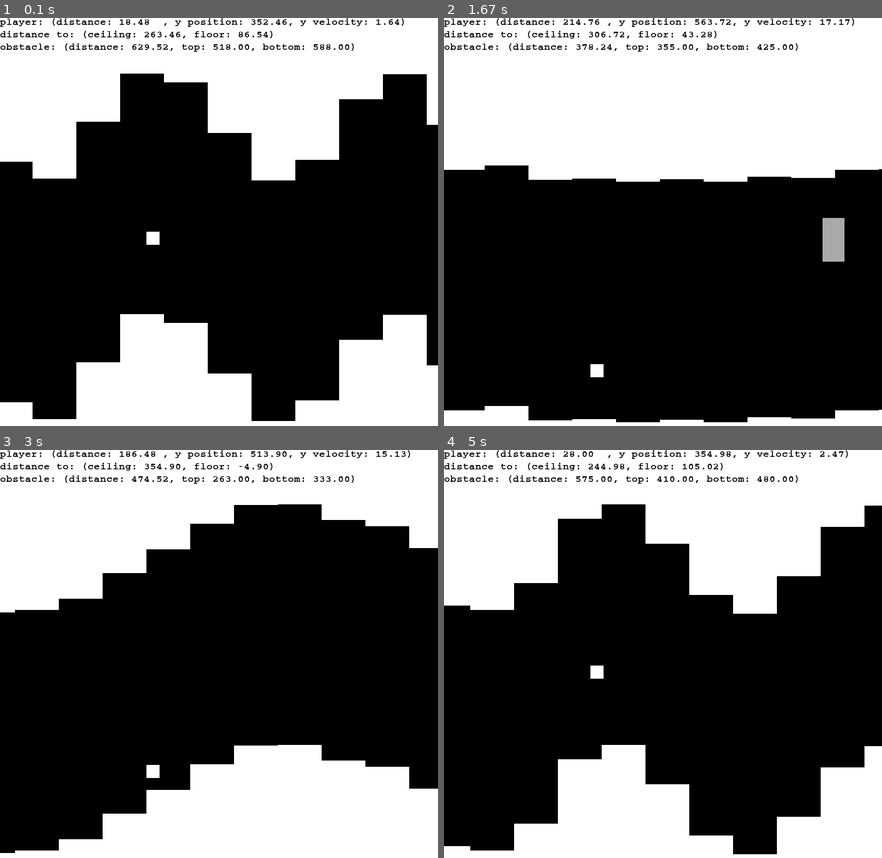
Above: before the commit, frames 1-4 (two rows, left to right).
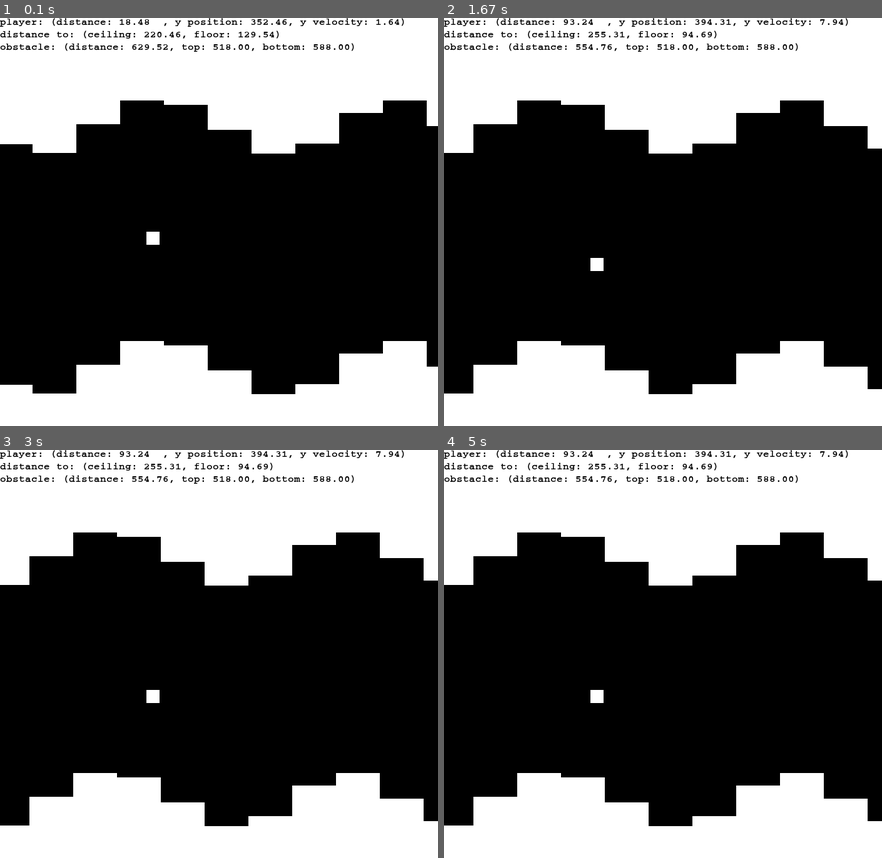
Above: after the commit, the same moments.

Repository: uzgit/helicopter-game
Game: pygame game, started from pixelcopter.py
The game is run twice, just before and just after one commit, with the same random seed, the same clock (stepped at 60 frames per second) and the same inputs.
Inputs:
- Up to frame 1 (0.1 s): no input
- Up to frame 2 (1.67 s): hold P 0.33-0.8 s
- Up to frame 3 (3 s): no input
- Up to frame 4 (5 s): no input

The runs differ from the first frame. In frame 1, 8.8% of the frame differs, in the area x 0-100%, y 3-99%; in frame 2, 26%, in the area x 0-100%, y 0-100%; in frame 3, 20%; in frame 4, 21%.

Commit message:
Added argument to control emulation speed.

Diff:
--- a/pixelcopter.py
+++ b/pixelcopter.py
@@ -2,15 +2,20 @@
 
 import math
 import sys
-
-#import .base
+import argparse
 
 from pygamewrapper import PyGameWrapper
 
 import pygame
 import pygame.freetype
-from pygame.constants import K_w, K_s, K_q
+from pygame.constants import K_w, K_s, K_q, K_p
 from vec2d import vec2d
+
+parser = argparse.ArgumentParser()
+parser.add_argument("-s", "--speed", help="Emulation speed (no units, default = 0.0004). Increase this value to go faster, decrease to go slower.", default = 0.0004, type = float)
+arguments = parser.parse_args()
+
+emulation_speed = arguments.speed
 
 BLACK      = (  0,   0,   0)
 GREY       = (169, 169, 169)
@@ -20,7 +25,9 @@
 LSU_GOLD   = (253, 208,  35)
 GREEN      = (  0, 255,  51)
 
-DISPLAY_UPDATE = '-silent' not in sys.argv and '-s' not in sys.argv
+#DISPLAY_UPDATE  = '-silent' not in sys.argv and '-s' not in sys.argv
+#DISPLAY_DATA    = DISPLAY_UPDATE and '-no-data' not in sys.argv
+DISPLAY_DATA = True
 
 WINDOW_WIDTH  = 700
 WINDOW_HEIGHT = 700
@@ -157,14 +164,16 @@
 
     def __init__(self, width=48, height=48):
         actions ={
-            "up"   : K_w,
-            "quit" : K_q
+            "up"    : K_w,
+            "quit"  : K_q,
+            "pause" : K_p
         }
 
         PyGameWrapper.__init__(self, width, height, actions=actions)
 
         self.is_climbing = False
-        self.speed = 0.0004 * width
+        self.speed = emulation_speed * width
+        self.paused = False
 
     def _handle_player_events_flappy_mode(self):
         self.is_climbing = False
@@ -181,6 +190,8 @@
                 elif key == self.actions['quit']:
                     pygame.quit()
                     sys.exit()
+                elif key == self.actions['pause']:
+                    self.paused = not self.paused
 
     def _handle_player_events_helicopter_mode(self):
         self.is_climbing = False
@@ -277,13 +288,13 @@
     def _add_terrain(self, start, end):
         w = int(self.width * 0.1) #default is 0.1
         # each block takes up 10 units.
-        steps = range(start + int(w / 2), end + 10000 + int(w / 2), w)
+        steps = range(start + int(w / 2), end + int(w / 2), w)
+        #steps = range(start, end + w, 5)
         y_jitter = []
 
         freq = 4.5 / self.width + self.rng.uniform(-0.01, 0.01)
         for step in steps:
-            jitter = (self.height * 0.125) * \
-                math.sin(freq * step + self.rng.uniform(0.0, 0.5))
+            jitter = 0.5 * (self.height * 0.125) * math.sin(freq * step + self.rng.uniform(0.0, 0.5))
             y_jitter.append(jitter)
 
         y_pos = [int((self.height / 2.0) + y_jit) for y_jit in y_jitter]
@@ -403,13 +414,18 @@
     while True:
         if game.game_over():
             game.reset()
-        dt = game.clock.tick_busy_loop(30)
-        game.step(dt)
-        pygame.display.update()
-
-        state = game.getGameState()
-        courier_font.render_to(game.screen, (0,  0), display_status_line_1(state), BLACK)
-        courier_font.render_to(game.screen, (0, 20), display_status_line_2(state), BLACK)
-        courier_font.render_to(game.screen, (0, 40), display_status_line_3(state), BLACK)
-
-        pygame.display.flip()
+
+        if not game.paused:
+            dt = game.clock.tick_busy_loop(30)
+            game.step(dt)
+
+            if DISPLAY_DATA:
+                state = game.getGameState()
+                courier_font.render_to(game.screen, (0,  0), display_status_line_1(state), BLACK)
+                courier_font.render_to(game.screen, (0, 20), display_status_line_2(state), BLACK)
+                courier_font.render_to(game.screen, (0, 40), display_status_line_3(state), BLACK)
+
+            pygame.display.update()
+
+        if game.paused:
+            game._handle_player_events_flappy_mode()
